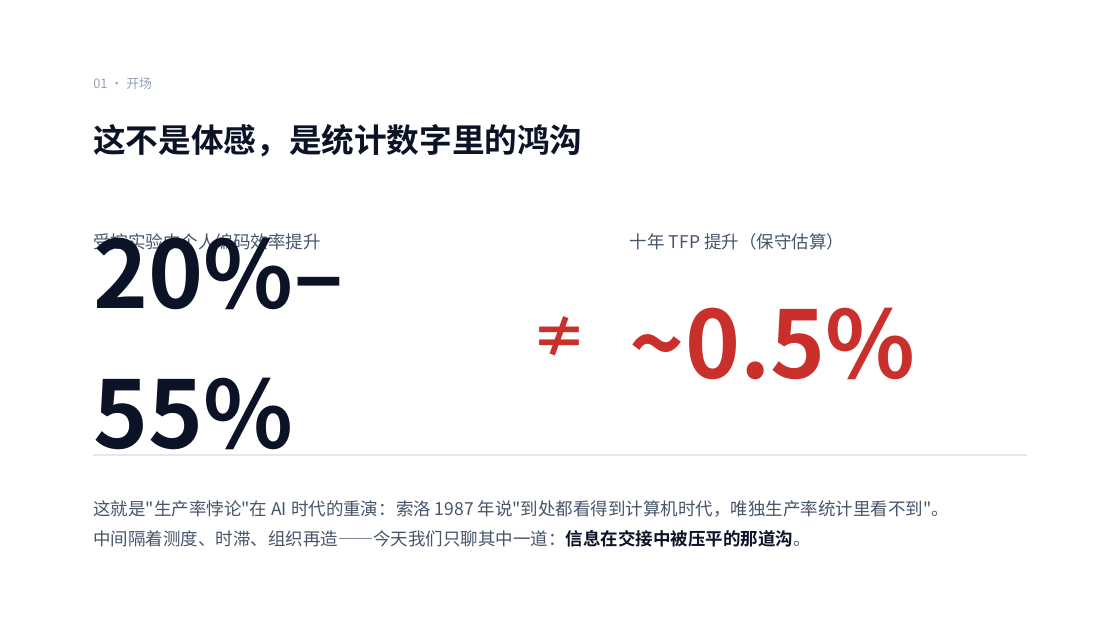
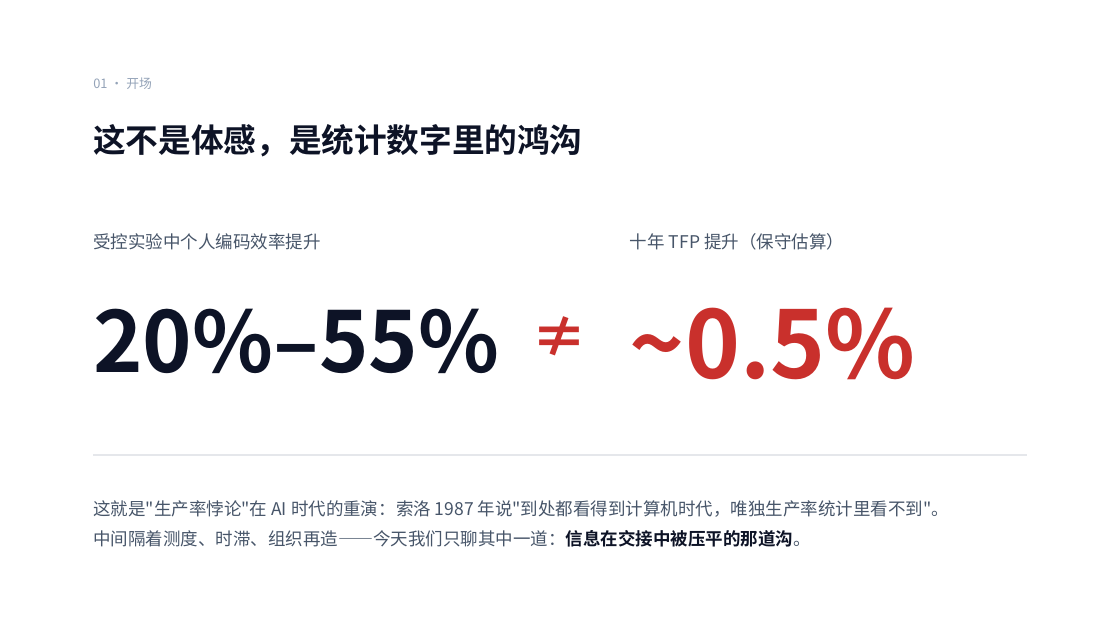
Before and after one commit to ChrysanWithCat/TabTin, a slide deck: slide 3 of 多智能体协同技术分享/从一个人爽到一群人接住：TabTin 与 AI 协作难题.pptx. Drawn at 1120x630 pixels with LibreOffice and Linux fonts; fonts in the diff are those of the drawing. Boxes give left, top, right and bottom in pixels: in the first picture for what was removed or moved away, otherwise in the second. Text is boxed around its words. In the diff, an @@ line names an element or a change of style, - is before the commit and + after.

```diff
--- a/多智能体协同技术分享/从一个人爽到一群人接住：TabTin 与 AI 协作难题.pptx
+++ b/多智能体协同技术分享/从一个人爽到一群人接住：TabTin 与 AI 协作难题.pptx
@@ text "20%–55%" at [93,308,499,374]: size 80 to 72 pt @@
```
Also in this commit, not shown: 5 other files.
